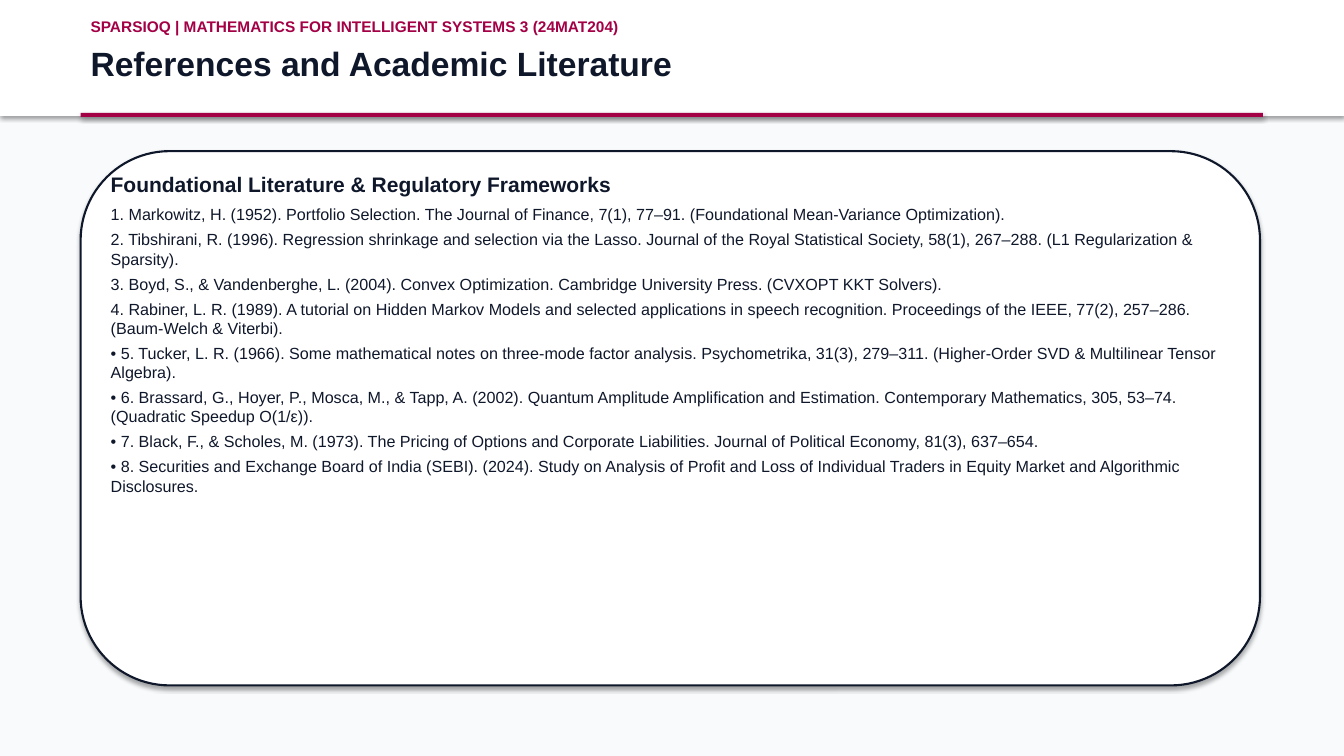
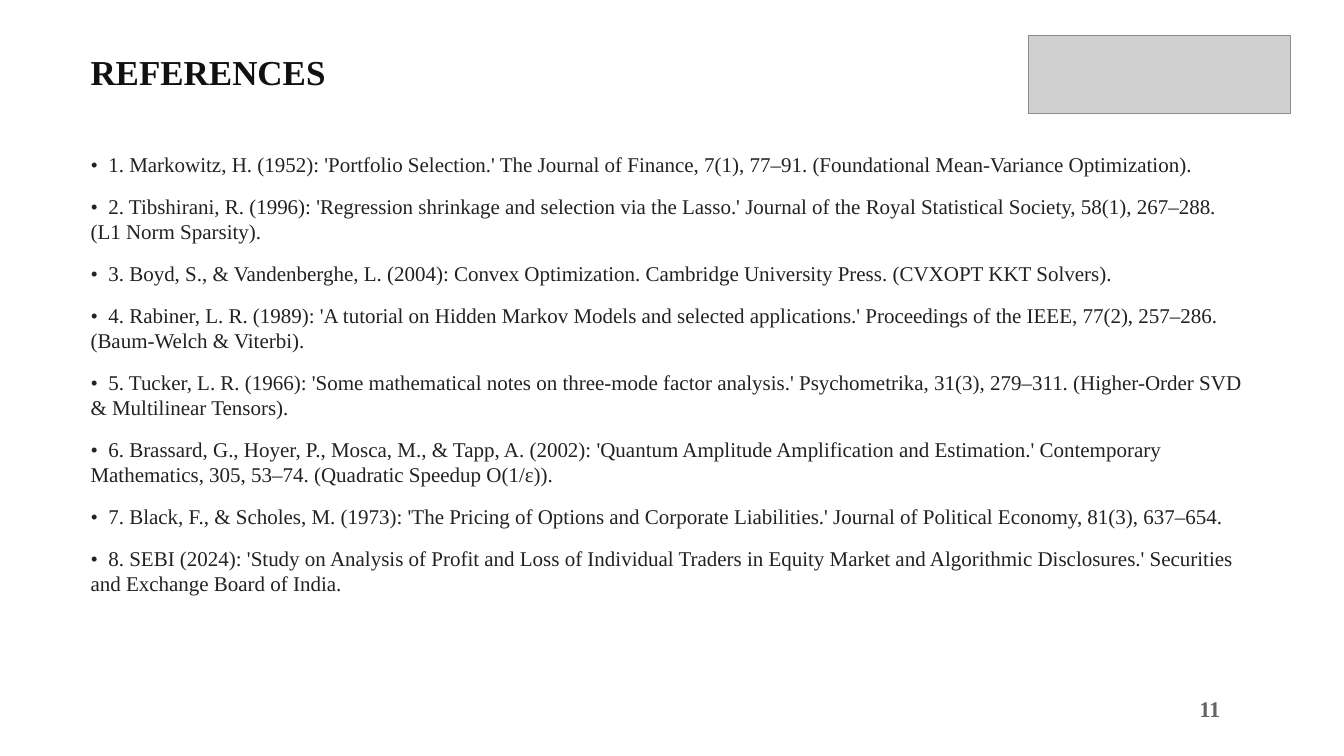
Before and after one commit to mhalsa-aine/SparsioQ-Platform, a slide deck: slide 12 of SparsioQ_Final_Project_Review_Presentation.pptx. Drawn at 1344x756 pixels with LibreOffice and Linux fonts; fonts in the diff are those of the drawing; grey boxes stand for pictures. Boxes give left, top, right and bottom in pixels: in the first picture for what was removed or moved away, otherwise in the second. Text is boxed around its words. In the diff, an @@ line names an element or a change of style, - is before the commit and + after.

```diff
--- a/SparsioQ_Final_Project_Review_Presentation.pptx
+++ b/SparsioQ_Final_Project_Review_Presentation.pptx
@@ rectangle at box(0, 0, 1344, 756): fill #F8FAFC to #FFFFFF @@
@@ rectangle removed at box(0, 0, 1344, 116) @@
@@ text removed at box(91, 21, 618, 35) @@
-SPARSIOQ | MATHEMATICS FOR INTELLIGENT SYSTEMS 3 (24MAT204)
@@ picture added at box(1028, 35, 1291, 114) @@
@@ text at box(91, 62, 326, 86): text changed; size 24 to 25 pt; font Arial to Times New Roman; text colour #0F172A to #111111 @@
-References and Academic Literature
+REFERENCES
@@ rectangle removed at box(81, 113, 1263, 117) @@
@@ rounded rectangle removed at box(81, 151, 1260, 686) @@
@@ text at box(91, 157, 1241, 596): text changed; size 11.5 to 15 pt; font Arial to Times New Roman; text colour #0F172A to #222222 @@
-Foundational Literature & Regulatory Frameworks
-1. Markowitz, H. (1952). Portfolio Selection. The Journal of Finance, 7(1), 77–91. (Foundational Mean-Variance Optimization).
-2. Tibshirani, R. (1996). Regression shrinkage and selection via the Lasso. Journal of the Royal Statistical Society, 58(1), 267–288. (L1 Regularization & Sparsity).
-3. Boyd, S., & Vandenberghe, L. (2004). Convex Optimization. Cambridge University Press. (CVXOPT KKT Solvers).
-4. Rabiner, L. R. (1989). A tutorial on Hidden Markov Models and selected applications in speech recognition. Proceedings of the IEEE, 77(2), 257–286. (Baum-Welch & Viterbi).
-• 5. Tucker, L. R. (1966). Some mathematical notes on three-mode factor analysis. Psychometrika, 31(3), 279–311. (Higher-Order SVD & Multilinear Tensor Algebra).
-• 6. Brassard, G., Hoyer, P., Mosca, M., & Tapp, A. (2002). Quantum Amplitude Amplification and Estimation. Contemporary Mathematics, 305, 53–74. (Quadratic Speedup O(1/ε)).
-• 7. Black, F., & Scholes, M. (1973). The Pricing of Options and Corporate Liabilities. Journal of Political Economy, 81(3), 637–654.
-• 8. Securities and Exchange Board of India (SEBI). (2024). Study on Analysis of Profit and Loss of Individual Traders in Equity Market and Algorithmic Disclosures.
+• 1. Markowitz, H. (1952): 'Portfolio Selection.' The Journal of Finance, 7(1), 77–91. (Foundational Mean-Variance Optimization).
+• 2. Tibshirani, R. (1996): 'Regression shrinkage and selection via the Lasso.' Journal of the Royal Statistical Society, 58(1), 267–288. (L1 Norm Sparsity).
+• 3. Boyd, S., & Vandenberghe, L. (2004): Convex Optimization. Cambridge University Press. (CVXOPT KKT Solvers).
+• 4. Rabiner, L. R. (1989): 'A tutorial on Hidden Markov Models and selected applications.' Proceedings of the IEEE, 77(2), 257–286. (Baum-Welch & Viterbi).
+• 5. Tucker, L. R. (1966): 'Some mathematical notes on three-mode factor analysis.' Psychometrika, 31(3), 279–311. (Higher-Order SVD & Multilinear Tensors).
+• 6. Brassard, G., Hoyer, P., Mosca, M., & Tapp, A. (2002): 'Quantum Amplitude Amplification and Estimation.' Contemporary Mathematics, 305, 53–74. (Quadratic Speedup O(1/ε)).
+• 7. Black, F., & Scholes, M. (1973): 'The Pricing of Options and Corporate Liabilities.' Journal of Political Economy, 81(3), 637–654.
+• 8. SEBI (2024): 'Study on Analysis of Profit and Loss of Individual Traders in Equity Market and Algorithmic Disclosures.' Securities and Exchange Board of India.
@@ text added at box(1199, 702, 1220, 717), 16 pt, text #646464, bold @@
+11
```
Also in this commit, not shown: 10 other slides changed, 2 slides added, 2 slides removed.
